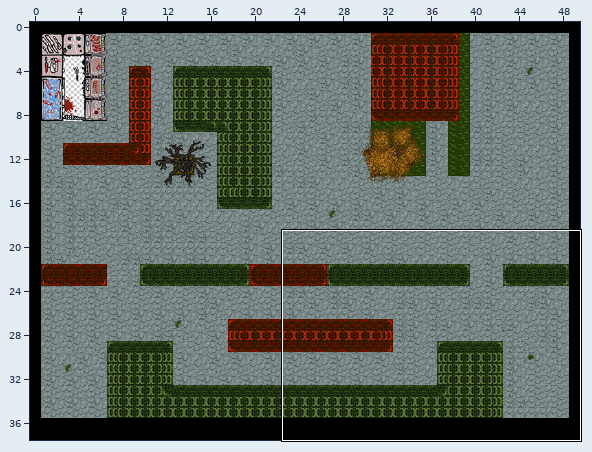
Two states of a Tiled map, maps/level3.tmx. Above, an overview of the earlier version with the close-up marked.
Close-up. First the earlier version:
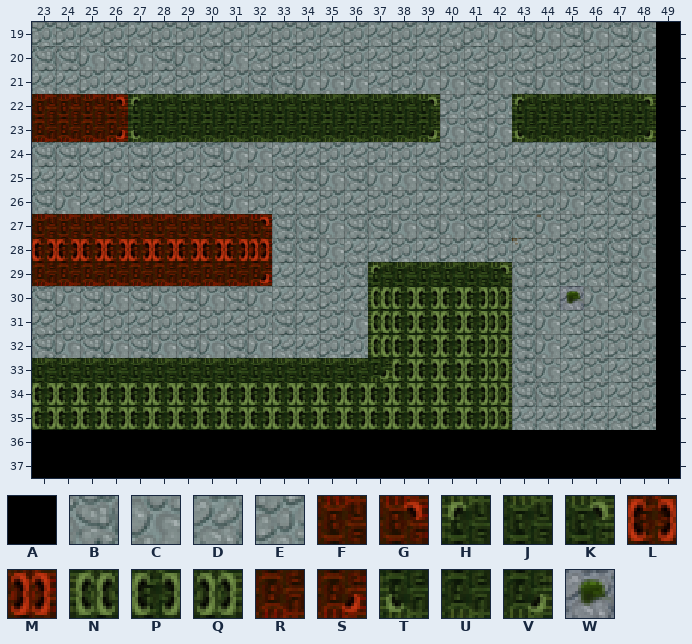
Cells are 16x16 px. Shown: x 23..49, y 19..37. The commit also changed other parts of the map, which this record leaves out.
Key: from "map": A 1; from "real": B 1, C 2, D 17, E 18, F 129, G 130, H 131, J 132, K 133, L 145, M 146, N 147, P 148, Q 149, R 161, S 162, T 163, U 164, V 165; from "tiles2": W 25.
_ is an empty cell.
Layers that did not change in this view are not listed.
Layer "buildings" before, first column x 23:
19 EEDEDEEDEDEEDEDEDDECBCBCBCA
20 BBCBCBCBCDEEDEDEDEDEDEDEDEA
21 DDEDEDEDEBBCCCDECCBCBCBCBCA
22 FFFGHJJJJJJJJJJJKEDEHJJJJKA
23 RRRSTUUUUUUUUUUUVCBCTUUUUVA
24 BBDEBDEBCCDDEDEEDEDEDDDBCCA
25 DDBCBBCDECBBCBCCBBBCCCBBCEA
26 BCDEDDEBCEDDEDEEDDDEEECDBCA
27 FFFFFFFFFGBBCBBCBCBDBCEDDEA
28 LLLLLLLLLMBBCDDEDEDEDEEBBCA
29 RRRRRRRRRSDDEBHJJJJKBDEDBCA
30 BCBCBCBCBCDDEDNPPPPQBDWCDEA
31 DEDEDEDEDEBDECNPPPPQBCDEECA
32 BCBCBCBCBCDDEENPPPPQBCDEEEA
33 JJJJJJJJJJJJJJVPPPPQBCDEDEA
34 PPPPPPPPPPPPPPPPPPPQBBDEDEA
35 PPPPPPPPPPPPPPPPPPPQDDDDDEA
36 AAAAAAAAAAAAAAAAAAAAAAAAAAA
37 AAAAAAAAAAAAAAAAAAAAAAAAAAA
The same view after the edit:
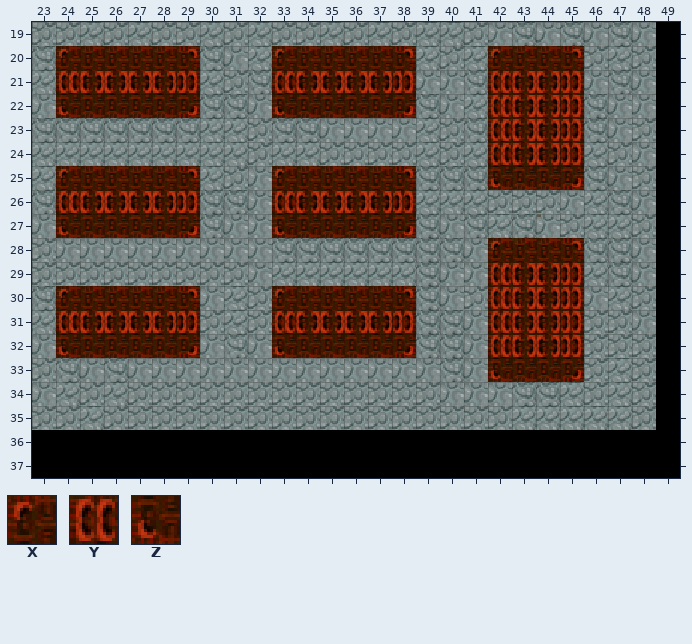
Further tiles: from "real": X 128, Y 144, Z 160.
Changes in this commit:
{"where": "layer \"buildings\""}
{"y":20,"x":24,"old":"BCBCBC","new":"XFFFFG"}
{"y":20,"x":33,"old":"EEDEDE","new":"XFFFFG"}
{"y":20,"x":42,"old":"EDED","new":"XFFG"}
{"y":21,"x":24,"old":"DEDEDE","new":"YLLLLM"}
{"y":21,"x":33,"old":"BCCCDE","new":"YLLLLM"}
{"y":21,"x":42,"old":"CBCB","new":"YLLM"}
{"y":22,"x":23,"old":"FFFGHJJJJJJJJJJJKE","new":"CZRRRRSBBCZRRRRSBC"}
{"y":22,"x":42,"old":"EHJJJJK","new":"YLLMBCC"}
{"y":23,"x":23,"old":"RRRSTUUUUUUUUUUUVC","new":"BBBBBBBDDEBBCCCCDE"}
{"y":23,"x":42,"old":"CTUUUUV","new":"YLLMBCE"}
{"y":24,"x":23,"old":"BB","new":"DD"}
{"y":24,"x":26,"old":"EB","new":"DD"}
{"y":24,"x":29,"old":"EBCC","new":"DDDE"}
{"y":24,"x":36,"old":"D","new":"E"}
{"y":24,"x":42,"old":"EDDDBC","new":"YLLMDE"}
{"y":25,"x":24,"old":"DBCBBC","new":"XFFFFG"}
{"y":25,"x":33,"old":"BBCBCC","new":"XFFFFG"}
{"y":25,"x":42,"old":"CCCB","new":"ZRRS"}
{"y":26,"x":24,"old":"CDEDDE","new":"YLLLLM"}
{"y":26,"x":31,"old":"CEDDEDEE","new":"BCYLLLLM"}
{"y":27,"x":23,"old":"FFFFFFFFFGBBCBBC","new":"CZRRRRSBCCZRRRRS"}
{"y":28,"x":23,"old":"LLLLLLLLLM","new":"ECCCCCCCCC"}
{"y":28,"x":35,"old":"CDDEDEDEDEE","new":"BBBBBBCXFFG"}
{"y":29,"x":23,"old":"RRRRRRRRRS","new":"EEEEEEEEEC"}
{"y":29,"x":35,"old":"EBHJJJJKBDE","new":"DDDDBCCYLLM"}
{"y":30,"x":24,"old":"CBCBCB","new":"XFFFFG"}
{"y":30,"x":31,"old":"BCDDEDNPPPPQBDW","new":"DEXFFFFGBCEYLLM"}
{"y":31,"x":24,"old":"EDEDED","new":"YLLLLM"}
{"y":31,"x":33,"old":"BDECNPPPPQBCD","new":"YLLLLMBBCYLLM"}
{"y":32,"x":23,"old":"BCBCBCB","new":"CZRRRRS"}
{"y":32,"x":33,"old":"DDEENPPPPQBCD","new":"ZRRRRSBBCYLLM"}
{"y":33,"x":23,"old":"JJJJJJJJJJJJJJVPPPPQBCD","new":"EBCBCCCCCCCCCCCCCBCZRRS"}
{"y":34,"x":23,"old":"PPPPPPPPPPPPPPPPPPPQ","new":"CDEDEEEEEEEEEEEEECCC"}
{"y":35,"x":23,"old":"PPPPPPPPPPPPPPPPPPPQ","new":"EEDEEEEEEEEEEEEEEEEE"}
